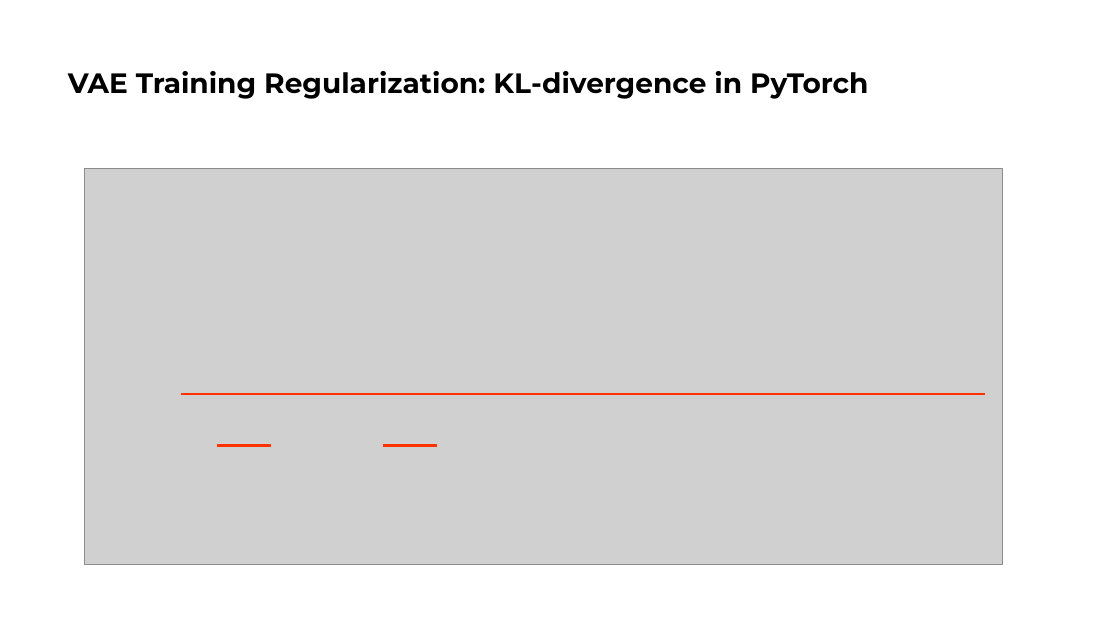
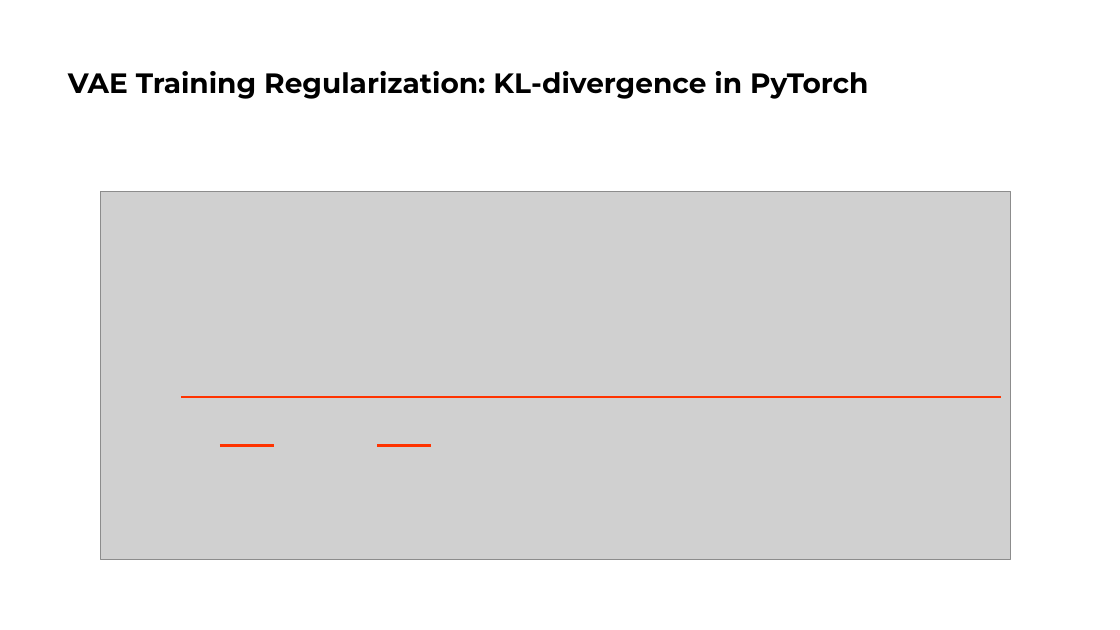
Before and after one commit to galatolofederico/cidl2324, a slide deck: slide 20 of Lecture 5/ae.pptx. Drawn at 1120x630 pixels with LibreOffice and Linux fonts; fonts in the diff are those of the drawing; grey boxes stand for pictures. Boxes give left, top, right and bottom in pixels: in the first picture for what was removed or moved away, otherwise in the second. Text is boxed around its words. In the diff, an @@ line names an element or a change of style, - is before the commit and + after.

Commit message:
slides and exercises update

```diff
--- a/Lecture 5/ae.pptx
+++ b/Lecture 5/ae.pptx
@@ picture: place and size @@
-picture at (85,168,1003,564)
+picture at (100,191,1011,559)
@@ line moved from (181, 394) - (986, 394) to (181, 397) - (1001, 397) @@
@@ line moved from (217, 446) - (271, 446) to (220, 446) - (274, 446) @@
@@ line moved from (383, 446) - (437, 446) to (377, 446) - (431, 446) @@
```
Also in this commit, not shown: 4 other files.
